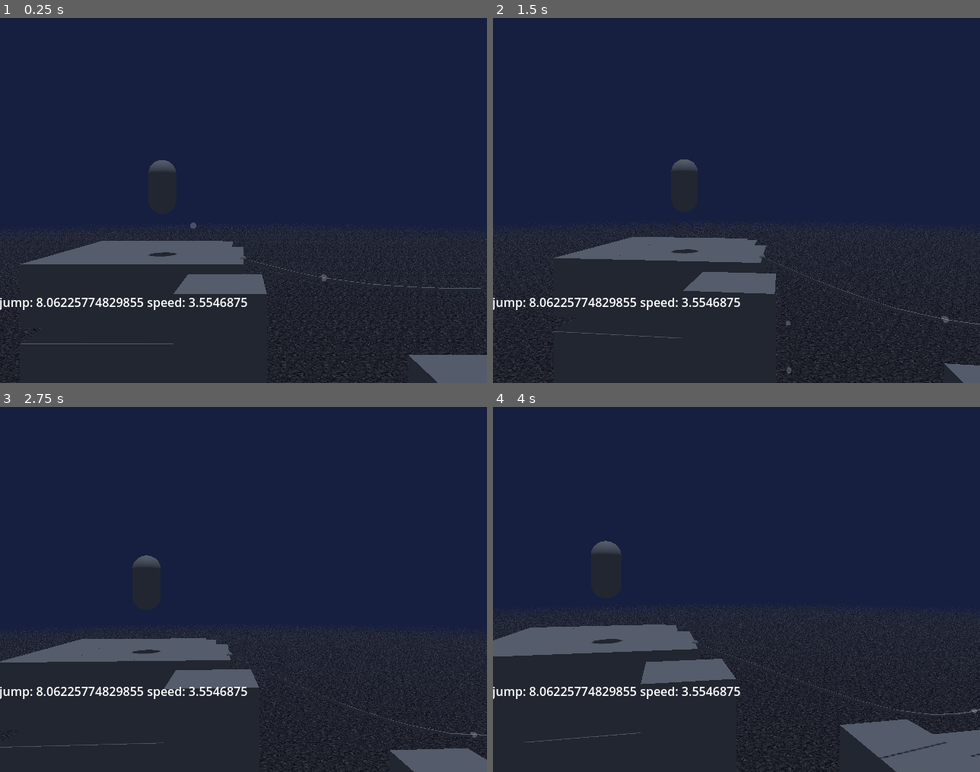
Above: before the commit, frames 1-4 (two rows, left to right).
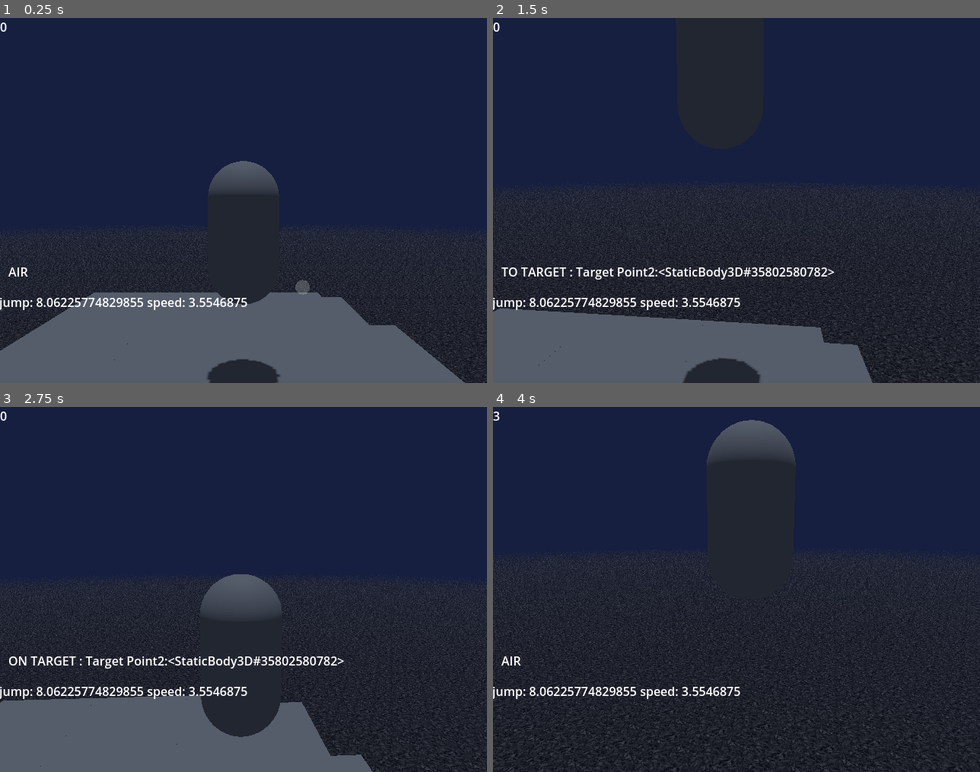
Above: after the commit, the same moments.

Repository: NoahChase/Sly-Cooper--A-Thief-in-Godot
Game: Godot game, scene res://Scenes/Worlds/hazard_room.tscn
Two runs of this game, one before a commit and one after it. Both use one fixed random seed, a clock stepped at 60 frames per second and the inputs below.
Inputs (mouse positions are in pixels of both pictures, inside the frame that each line leads up to):
- Up to frame 1 (0.25 s): no input
- Up to frame 2 (1.5 s): tap Enter (ui_accept) at 0.5, 0.6, 0.77, 1.07 s; move the mouse to (760, 200) at 0.52 s; hold Up (ui_up) from 0.53 s (still down); move the mouse to (712, 200) at 1.27 s; tap Q (circle) at 1.35 s
- Up to frame 3 (2.75 s): keep holding Up (ui_up); tap Enter (ui_accept) at 1.52, 1.55, 1.82, 2.1 s; move the mouse to (253, 582) at 2.02 s
- Up to frame 4 (4 s): keep holding Up (ui_up); move the mouse to (731, 596) at 2.77 s; tap Q (circle) at 2.85 s; tap Enter (ui_accept) at 3.02, 3.05, 3.32, 3.6, 3.77 s; move the mouse to (775, 593) at 3.52 s

The runs differ from the first frame. In frame 1, 23% of the frame differs, in the area x 0-100%, y 1-100%; in frame 2, 20%; in frame 3, 22%; in frame 4, 13%.
Error before the commit: Invalid access to property or key 'anim_tree' on a base object of type 'null instance'. (res://Scripts/player__sly.gd:102)

Commit message:
Fixed Player Scene

Diff:
--- a/Assets/Models/test_rope_mesh.tscn
+++ b/Assets/Models/test_rope_mesh.tscn
@@ -3,7 +3,7 @@
 [sub_resource type="CylinderMesh" id="CylinderMesh_ru1tb"]
 top_radius = 0.05
 bottom_radius = 0.05
-height = 2.30962
+height = 2.23086
 radial_segments = 6
 rings = 1
 
--- a/Scenes/Character Mesh/sly_cooper_rig_no_physics.tscn
+++ b/Scenes/Character Mesh/sly_cooper_rig_no_physics.tscn
@@ -333,7 +333,7 @@
 mesh = SubResource("BoxMesh_ctiw8")
 
 [node name="Ball Tail 8" type="MeshInstance3D" parent="Ball Tail Root" index="3"]
-transform = Transform3D(0.899075, 0, -0.437498, 0, 0.999894, -1.4013e-45, 0.437499, 1.4013e-45, 0.899074, 0.0778626, 0.576019, -0.258675)
+transform = Transform3D(0.899075, 0, -0.437498, 0, 0.999894, 0, 0.437499, 0, 0.899074, 0.0778626, 0.576019, -0.258675)
 top_level = true
 mesh = SubResource("BoxMesh_3lfr3")
 
@@ -344,7 +344,7 @@
 mesh = SubResource("BoxMesh_hp8ys")
 
 [node name="Ball Tail 7" type="MeshInstance3D" parent="Ball Tail Root" index="4"]
-transform = Transform3D(0.899055, -1.4013e-45, -0.437499, 0, 0.999842, -2.8026e-45, 0.437489, 2.8026e-45, 0.899075, 0.143487, 0.515375, -0.393536)
+transform = Transform3D(0.899055, 0, -0.437499, 0, 0.999842, 0, 0.437489, 0, 0.899075, 0.143487, 0.515375, -0.393536)
 top_level = true
 mesh = SubResource("BoxMesh_3lfr3")
 
@@ -355,7 +355,7 @@
 mesh = SubResource("BoxMesh_2lu7f")
 
 [node name="Ball Tail 6" type="MeshInstance3D" parent="Ball Tail Root" index="5"]
-transform = Transform3D(0.899067, -1.4013e-45, -0.437496, 0, 0.99984, -4.2039e-45, 0.437495, 4.2039e-45, 0.89907, 0.208237, 0.454188, -0.526599)
+transform = Transform3D(0.899067, 0, -0.437496, 0, 0.99984, 0, 0.437495, 0, 0.89907, 0.208237, 0.454188, -0.526599)
 top_level = true
 mesh = SubResource("BoxMesh_3lfr3")
 
@@ -366,7 +366,7 @@
 mesh = SubResource("BoxMesh_x8uyn")
 
 [node name="Ball Tail 5" type="MeshInstance3D" parent="Ball Tail Root" index="6"]
-transform = Transform3D(0.899053, -1.4013e-45, -0.437489, 0, 0.999837, -4.2039e-45, 0.437488, 4.2039e-45, 0.899056, 0.269486, 0.374764, -0.652469)
+transform = Transform3D(0.899053, 0, -0.437489, 0, 0.999837, 0, 0.437488, 0, 0.899056, 0.269486, 0.374764, -0.652469)
 top_level = true
 mesh = SubResource("BoxMesh_3lfr3")
 
@@ -377,7 +377,7 @@
 mesh = SubResource("BoxMesh_x8uyn")
 
 [node name="Ball Tail 4" type="MeshInstance3D" parent="Ball Tail Root" index="7"]
-transform = Transform3D(0.89905, -1.4013e-45, -0.437489, 0, 0.999823, -4.2039e-45, 0.437486, 4.2039e-45, 0.899056, 0.346433, 0.291043, -0.810598)
+transform = Transform3D(0.89905, 0, -0.437489, 0, 0.999823, 0, 0.437486, 0, 0.899056, 0.346433, 0.291043, -0.810598)
 top_level = true
 mesh = SubResource("BoxMesh_3lfr3")
 
@@ -388,7 +388,7 @@
 mesh = SubResource("BoxMesh_x8uyn")
 
 [node name="Ball Tail 3" type="MeshInstance3D" parent="Ball Tail Root" index="8"]
-transform = Transform3D(0.899046, 0, -0.437489, -2.8026e-45, 0.999767, -5.60519e-45, 0.437485, 7.00649e-45, 0.899056, 0.434021, 0.200941, -0.990593)
+transform = Transform3D(0.899046, 0, -0.437489, 0, 0.999767, 0, 0.437485, 0, 0.899056, 0.434021, 0.200941, -0.990593)
 top_level = true
 mesh = SubResource("BoxMesh_3lfr3")
 
@@ -399,7 +399,7 @@
 mesh = SubResource("BoxMesh_x8uyn")
 
 [node name="Ball Tail 2" type="MeshInstance3D" parent="Ball Tail Root" index="9"]
-transform = Transform3D(0.899047, 2.8026e-45, -0.437492, -7.00649e-45, 0.99977, -5.60519e-45, 0.437485, 8.40779e-45, 0.899062, 0.493005, 0.117822, -1.14483)
+transform = Transform3D(0.899047, 0, -0.437492, 0, 0.99977, 0, 0.437485, 0, 0.899062, 0.493005, 0.117822, -1.14483)
 top_level = true
 mesh = SubResource("BoxMesh_3lfr3")
 
@@ -413,43 +413,43 @@
 transform = Transform3D(1, 0, 0, 0, 1, 0, 0, 0, 1, 0, -0.0625, 0)
 bones/0/position = Vector3(1.1612e-08, 0.74602, -0.00193296)
 bones/1/position = Vector3(0.000474975, 0.000474975, 0.000474975)
-bones/10/position = Vector3(-0.00643582, 0.855241, -0.00664721)
-bones/10/rotation = Quaternion(0.143247, -0.0330025, -0.0123152, 0.98906)
+bones/10/position = Vector3(-0.0796445, 0.8615, -0.00809433)
+bones/10/rotation = Quaternion(0.163415, -0.0385887, 0.00620535, 0.985783)
 bones/11/position = Vector3(-2.16606e-16, 0.1409, 0.00690236)
-bones/11/rotation = Quaternion(0.0695557, -0.0127676, 0.00356703, 0.99749)
-bones/12/rotation = Quaternion(0.0376083, 0.0151068, -0.00382825, 0.999171)
-bones/13/rotation = Quaternion(0.0452418, 0.000777651, 0.00498278, 0.998963)
+bones/11/rotation = Quaternion(0.0861114, -0.00925072, 0.00260944, 0.996239)
+bones/12/rotation = Quaternion(0.0468666, 0.00121669, -0.000286345, 0.9989)
+bones/13/rotation = Quaternion(0.0460347, 0.00301896, 0.00624577, 0.998916)
 bones/13/scale = Vector3(1, 1, 0.999999)
-bones/14/rotation = Quaternion(-0.0298638, -0.0179172, 0.0214906, 0.999162)
-bones/15/rotation = Quaternion(-0.0504025, 0.00516876, 0.00693952, 0.998692)
+bones/14/rotation = Quaternion(-0.0361816, -0.0177534, 0.0209397, 0.998968)
+bones/15/rotation = Quaternion(-0.0529005, 0.00587762, 0.00562867, 0.998567)
 bones/56/scale = Vector3(1, 1, 1)
 bones/57/scale = Vector3(1, 1, 1)
 bones/70/rotation = Quaternion(-0.35155, -0.348675, -0.399688, 0.771419)
 bones/70/scale = Vector3(1, 1, 1)
 bones/72/position = Vector3(0.0633166, 0.0976588, 0.00782372)
-bones/72/rotation = Quaternion(0.495142, 0.545982, 0.562787, -0.374177)
-bones/73/rotation = Quaternion(0.0149017, 0.953227, -0.289065, 0.0870534)
+bones/72/rotation = Quaternion(0.489309, 0.548186, 0.564082, -0.376671)
+bones/73/rotation = Quaternion(0.0202895, 0.951381, -0.297555, 0.0769586)
 bones/73/scale = Vector3(0.999999, 1, 0.999999)
-bones/74/rotation = Quaternion(0.226695, -0.714616, 0.218615, 0.624613)
+bones/74/rotation = Quaternion(0.191008, -0.722385, 0.178558, 0.64015)
 bones/74/scale = Vector3(0.999999, 1, 1)
-bones/75/rotation = Quaternion(-0.0111878, 0.653335, 0.314676, 0.688481)
+bones/75/rotation = Quaternion(-0.033127, 0.669058, 0.336003, 0.662092)
 bones/95/position = Vector3(-0.0637059, 0.090302, 0.015742)
-bones/95/rotation = Quaternion(0.487129, -0.659979, -0.481987, -0.307932)
-bones/96/rotation = Quaternion(0.067663, 0.925039, -0.373154, -0.0219208)
+bones/95/rotation = Quaternion(0.486489, -0.658923, -0.494691, -0.290569)
+bones/96/rotation = Quaternion(0.0959032, 0.929607, -0.355386, -0.018292)
 bones/97/position = Vector3(-0.00114774, 0.233412, -0.000875463)
-bones/97/rotation = Quaternion(0.277945, 0.705196, -0.277945, 0.590077)
+bones/97/rotation = Quaternion(0.306019, 0.697673, -0.306019, 0.570926)
 bones/97/scale = Vector3(0.999999, 0.999999, 0.999999)
-bones/98/rotation = Quaternion(-0.012787, -0.657528, -0.209998, 0.72346)
+bones/98/rotation = Quaternion(-0.0193383, -0.658714, -0.203913, 0.723976)
 bones/120/position = Vector3(0.00070335, 0.0147822, 0.131181)
 bones/120/rotation = Quaternion(-0.0722975, -0.0474817, 0.0137924, 0.996157)
 bones/120/scale = Vector3(1, 1, 1)
 bones/130/position = Vector3(0.073522, -0.0766083, -0.0259213)
-bones/130/rotation = Quaternion(0.0518173, 0.37944, 0.912447, -0.144154)
-bones/131/rotation = Quaternion(-0.0194914, 0.940288, -0.339004, -0.0235486)
+bones/130/rotation = Quaternion(0.0536781, 0.343692, 0.922403, -0.167832)
+bones/131/rotation = Quaternion(-0.0215262, 0.971477, -0.234296, -0.0295823)
 bones/131/scale = Vector3(1, 1, 0.999999)
-bones/132/rotation = Quaternion(-0.126287, 0.639472, -0.756192, 0.057458)
+bones/132/rotation = Quaternion(-0.141559, 0.697611, -0.692477, 0.117373)
 bones/132/scale = Vector3(0.999999, 1.00001, 0.999995)
-bones/133/rotation = Quaternion(-1.88962e-08, 0.999045, 0.0437053, 1.9611e-09)
+bones/133/rotation = Quaternion(-8.80993e-09, 0.996992, 0.0775009, -1.95097e-09)
 bones/133/scale = Vector3(1, 1.00001, 0.999986)
 bones/134/position = Vector3(-0.00730926, 0.127941, 0.00102151)
 bones/134/rotation = Quaternion(-0.0126292, 0.186482, 0.979947, -0.0690641)
@@ -458,11 +458,11 @@
 bones/135/rotation = Quaternion(0.203259, 0.000721591, 0.000726901, 0.979125)
 bones/135/scale = Vector3(0.999999, 0.999999, 1)
 bones/136/position = Vector3(-0.0787393, -0.070641, -0.004869)
-bones/136/rotation = Quaternion(-0.0394081, 0.383289, 0.92107, 0.0562689)
-bones/137/rotation = Quaternion(0.0746977, 0.935843, -0.344335, -0.00722418)
+bones/136/rotation = Quaternion(-0.0458055, 0.420613, 0.905727, 0.025413)
+bones/137/rotation = Quaternion(0.0643518, 0.926042, -0.371893, -0.000592701)
 bones/137/scale = Vector3(0.999999, 1, 1)
-bones/138/rotation = Quaternion(0.102173, 0.639896, -0.755646, -0.0953548)
-bones/139/rotation = Quaternion(-3.77924e-08, 0.999677, 0.0253949, -8.84156e-09)
+bones/138/rotation = Quaternion(0.0611517, 0.63231, -0.770648, -0.0504527)
+bones/139/rotation = Quaternion(-4.30389e-08, 0.999524, 0.0308617, 3.07261e-08)
 bones/140/rotation = Quaternion(0.0126288, 0.186482, 0.979947, 0.0690643)
 bones/140/scale = Vector3(1, 1, 0.999999)
 bones/141/position = Vector3(0.0408724, 0.0366471, -0.00755698)
@@ -474,7 +474,7 @@
 bones/143/scale = Vector3(1, 1, 1)
 
 [node name="Cane_LowPoly" parent="metarig/GeneralSkeleton" index="0"]
-transform = Transform3D(0.543564, -0.50464, 0.670727, 0.694821, -0.177794, -0.696858, 0.470913, 0.844823, 0.253993, -0.391309, 0.908701, 0.354961)
+transform = Transform3D(0.499968, -0.520048, 0.692517, 0.691558, -0.241611, -0.680713, 0.521324, 0.819251, 0.238846, -0.473583, 0.881695, 0.33434)
 bone_name = "RightHand"
 bone_idx = 98
 
@@ -482,43 +482,43 @@
 transform = Transform3D(0.286598, 0.942817, -0.170169, -0.918975, 0.320748, 0.229361, 0.270827, 0.090647, 0.958351, -0.714821, -0.90577, 0.0535462)
 
 [node name="TeethUpper_LowPoly" parent="metarig/GeneralSkeleton" index="1"]
-transform = Transform3D(0.105696, -0.00350972, -0.0114739, 0.00152526, 0.104827, -0.0180147, 0.0119013, 0.0177353, 0.104208, -0.00731913, 1.14349, 0.18475)
+transform = Transform3D(0.105145, -0.00781656, -0.0141066, 0.00414047, 0.10301, -0.026217, 0.0155869, 0.025365, 0.102123, -0.0962698, 1.13439, 0.199785)
 
 [node name="TeethLower_LowPoly" parent="metarig/GeneralSkeleton" index="2"]
-transform = Transform3D(0.105696, -0.00350975, -0.0114739, 0.00152526, 0.104827, -0.0180147, 0.0119013, 0.0177356, 0.104208, -0.00563627, 1.12392, 0.172313)
+transform = Transform3D(0.105145, -0.00781661, -0.0141066, 0.00414047, 0.10301, -0.026217, 0.0155869, 0.0253653, 0.102123, -0.0934959, 1.11589, 0.185989)
 
 [node name="EyeHLightBot_L" parent="metarig/GeneralSkeleton" index="3"]
-transform = Transform3D(0.105696, -0.00350972, -0.0114739, 0.00152526, 0.104827, -0.0180148, 0.0119013, 0.0177354, 0.104208, -0.00741786, 1.14644, 0.185249)
+transform = Transform3D(0.105145, -0.00781656, -0.0141066, 0.00414047, 0.10301, -0.0262171, 0.0155869, 0.025365, 0.102123, -0.0964897, 1.13729, 0.200498)
 
 [node name="EyeHLightTop_L" parent="metarig/GeneralSkeleton" index="4"]
-transform = Transform3D(0.105696, -0.00350972, -0.0114739, 0.00152526, 0.104827, -0.0180148, 0.0119013, 0.0177354, 0.104208, -0.00741787, 1.14644, 0.185249)
+transform = Transform3D(0.105145, -0.00781656, -0.0141066, 0.00414047, 0.10301, -0.0262171, 0.0155869, 0.025365, 0.102123, -0.0964897, 1.13729, 0.200498)
 
 [node name="Iris_L" parent="metarig/GeneralSkeleton" index="5"]
-transform = Transform3D(0.105696, -0.00350973, -0.0114738, 0.00152526, 0.104827, -0.0180149, 0.0119013, 0.0177355, 0.104208, -0.00741792, 1.14644, 0.18525)
+transform = Transform3D(0.105145, -0.00781657, -0.0141066, 0.00414047, 0.10301, -0.0262171, 0.0155869, 0.0253651, 0.102123, -0.0964897, 1.13729, 0.200499)
 
 [node name="Pupil_L" parent="metarig/GeneralSkeleton" index="6"]
-transform = Transform3D(0.105696, -0.00350973, -0.0114738, 0.00152526, 0.104827, -0.0180149, 0.0119013, 0.0177355, 0.104208, -0.00741792, 1.14644, 0.18525)
+transform = Transform3D(0.105145, -0.00781657, -0.0141066, 0.00414047, 0.10301, -0.0262171, 0.0155869, 0.0253651, 0.102123, -0.0964897, 1.13729, 0.200499)
 
 [node name="EyeHLightBot_R" parent="metarig/GeneralSkeleton" index="7"]
-transform = Transform3D(0.105696, -0.00350972, -0.0114739, 0.00152526, 0.104827, -0.0180148, 0.0119013, 0.0177354, 0.104208, -0.00741787, 1.14643, 0.185249)
+transform = Transform3D(0.105145, -0.00781656, -0.0141066, 0.00414047, 0.10301, -0.0262171, 0.0155869, 0.025365, 0.102123, -0.0964897, 1.13729, 0.200498)
 
 [node name="EyeHLightTop_R" parent="metarig/GeneralSkeleton" index="8"]
-transform = Transform3D(0.105696, -0.00350972, -0.0114739, 0.00152526, 0.104827, -0.0180148, 0.0119013, 0.0177354, 0.104208, -0.00741788, 1.14644, 0.185249)
+transform = Transform3D(0.105145, -0.00781656, -0.0141066, 0.00414047, 0.10301, -0.0262171, 0.0155869, 0.025365, 0.102123, -0.0964897, 1.13729, 0.200498)
 
 [node name="Iris_R" parent="metarig/GeneralSkeleton" index="9"]
-transform = Transform3D(-0.105696, -0.00350972, -0.0114739, -0.00152526, 0.104827, -0.0180147, -0.0119013, 0.0177353, 0.104208, -0.00741786, 1.14643, 0.185249)
+transform = Transform3D(-0.105145, -0.00781656, -0.0141066, -0.00414047, 0.10301, -0.026217, -0.0155869, 0.025365, 0.102123, -0.0964897, 1.13729, 0.200498)
 
 [node name="Pupil_R" parent="metarig/GeneralSkeleton" index="10"]
-transform = Transform3D(-0.105696, -0.00350972, -0.0114739, -0.00152526, 0.104827, -0.0180147, -0.0119013, 0.0177353, 0.104208, -0.00741786, 1.14643, 0.185249)
+transform = Transform3D(-0.105145, -0.00781656, -0.0141066, -0.00414047, 0.10301, -0.026217, -0.0155869, 0.025365, 0.102123, -0.0964897, 1.13729, 0.200498)
 
 [node name="Hat_LowPoly" parent="metarig/GeneralSkeleton" index="11"]
-transform = Transform3D(1.24982, -0.0415015, -0.135674, 0.0180357, 1.23954, -0.213021, 0.140729, 0.209717, 1.23223, 0.0456763, -0.170076, -0.117558)
+transform = Transform3D(1.2433, -0.0924285, -0.166806, 0.0489597, 1.21806, -0.31001, 0.18431, 0.299935, 1.20757, 0.0132117, -0.150047, -0.197552)
 
 [node name="EyeWhite_lowPoly" parent="metarig/GeneralSkeleton" index="12"]
-transform = Transform3D(0.105696, -0.00350972, -0.0114739, 0.00152526, 0.104827, -0.0180147, 0.0119013, 0.0177353, 0.104208, -0.00741787, 1.14643, 0.185249)
+transform = Transform3D(0.105145, -0.00781656, -0.0141066, 0.00414047, 0.10301, -0.026217, 0.0155869, 0.025365, 0.102123, -0.0964897, 1.13729, 0.200498)
 
 [node name="Belt_LowPoly" parent="metarig/GeneralSkeleton" index="13"]
-transform = Transform3D(0.104981, 0.0012879, -0.017193, -0.00286086, 0.10592, -0.00953412, 0.0170021, 0.00987043, 0.104555, 0.00647298, 1.28712, 0.0732137)
+transform = Transform3D(0.104723, -0.00275205, -0.0185392, 0.000239573, 0.105422, -0.014296, 0.0187408, 0.0140307, 0.103779, -0.0838365, 1.29005, 0.0888026)
 
 [node name="Tail 1 IK" type="SkeletonIK3D" parent="metarig/GeneralSkeleton" index="21"]
 root_bone = &"Tail.001"
@@ -556,11 +556,11 @@
 target_node = NodePath("../../../Ball Tail Root/Ball Tail 3/Node3D/cnt3")
 
 [node name="BoneAttachment3D" type="BoneAttachment3D" parent="metarig/GeneralSkeleton" index="28"]
-transform = Transform3D(0.997518, 0.0632862, 0.0308551, -0.0338162, 0.0462628, 0.998357, 0.0617547, -0.996923, 0.0482881, -0.00397137, 0.844905, -0.0442278)
+transform = Transform3D(0.996945, 0.0778375, -0.0065072, -0.000377893, 0.0881147, 0.99611, 0.0781081, -0.993065, 0.0878749, -0.0761638, 0.852764, -0.0460276)
 bone_name = "Tail.001"
 bone_idx = 122
 
 [node name="Bone Cane Hand" type="BoneAttachment3D" parent="metarig/GeneralSkeleton" index="29"]
-transform = Transform3D(0.543564, -0.50464, 0.670727, 0.694821, -0.177794, -0.696858, 0.470913, 0.844823, 0.253993, -0.391309, 0.908701, 0.354961)
+transform = Transform3D(0.499968, -0.520048, 0.692517, 0.691558, -0.241611, -0.680713, 0.521324, 0.819251, 0.238846, -0.473583, 0.881695, 0.33434)
 bone_name = "RightHand"
 bone_idx = 98
--- a/Scenes/Character/player__sly.tscn
+++ b/Scenes/Character/player__sly.tscn
@@ -114,11 +114,10 @@
 radial_segments = 8
 rings = 4
 
-[node name="Player_ Sly" type="CharacterBody3D" node_paths=PackedStringArray("sly_mesh")]
+[node name="Player_ Sly" type="CharacterBody3D"]
 floor_constant_speed = true
 floor_max_angle = 0.506145
 script = ExtResource("1_jucx6")
-sly_mesh = NodePath("")
 
 [node name="CollisionShape3D2" type="CollisionShape3D" parent="."]
 transform = Transform3D(1, 0, 0, 0, 1, 0, 0, 0, 1, 0, 0.5, 0)
@@ -134,9 +133,29 @@
 [node name="Body Mesh Container" type="Node3D" parent="."]
 transform = Transform3D(1, 0, 0, 0, 1, 0, 0, 0, 1, 0, 1, 0)
 
-[node name="MeshInstance3D" type="MeshInstance3D" parent="Body Mesh Container"]
+[node name="SlyCooper_RigNoPhysics" type="MeshInstance3D" parent="Body Mesh Container"]
 mesh = SubResource("CapsuleMesh_11x8b")
 skeleton = NodePath("")
+
+[node name="tip toe ray" type="RayCast3D" parent="Body Mesh Container/SlyCooper_RigNoPhysics"]
+transform = Transform3D(-1.15, 0, -1.73645e-07, 0, 1.15, 0, 1.73645e-07, 0, -1.15, -0.4025, -0.975, 6.07758e-08)
+target_position = Vector3(0, -0.25, 0)
+
+[node name="tip toe ray2" type="RayCast3D" parent="Body Mesh Container/SlyCooper_RigNoPhysics"]
+transform = Transform3D(-1.15, 0, -1.73645e-07, 0, 1.15, 0, 1.73645e-07, 0, -1.15, 0.4025, -0.975, -6.07758e-08)
+target_position = Vector3(0, -0.25, 0)
+
+[node name="tip toe ray3" type="RayCast3D" parent="Body Mesh Container/SlyCooper_RigNoPhysics"]
+transform = Transform3D(-1.15, 0, -1.73645e-07, 0, 1.15, 0, 1.73645e-07, 0, -1.15, -6.07758e-08, -0.975, -0.4025)
+target_position = Vector3(0, -0.25, 0)
+
+[node name="tip toe ray4" type="RayCast3D" parent="Body Mesh Container/SlyCooper_RigNoPhysics"]
+transform = Transform3D(-1.15, 0, -1.73645e-07, 0, 1.15, 0, 1.73645e-07, 0, -1.15, 4.34113e-08, -0.975, 0.2875)
+target_position = Vector3(0, -0.25, 0)
+
+[node name="tip toe ray5" type="RayCast3D" parent="Body Mesh Container/SlyCooper_RigNoPhysics"]
+transform = Transform3D(-1.15, 0, -1.73645e-07, 0, 1.15, 0, 1.73645e-07, 0, -1.15, -6.07758e-08, -0.738928, -0.267238)
+target_position = Vector3(0, 0, 0.25)
 
 [node name="AnimationPlayer" type="AnimationPlayer" parent="Body Mesh Container"]
 libraries = {
--- a/Scenes/Worlds/MonacoGreybox.tscn
+++ b/Scenes/Worlds/MonacoGreybox.tscn
@@ -76,8 +76,9 @@
 transform = Transform3D(1, -0.00020944, 0, 0.00020944, 1, 1.83098e-11, 0, -1.83098e-11, 1, -3.00212, 2.96533, -8)
 camera_parent = NodePath("../Camera Parent")
 
-[node name="Camera Parent" parent="." instance=ExtResource("2_2iiy1")]
+[node name="Camera Parent" parent="." node_paths=PackedStringArray("camera_player") instance=ExtResource("2_2iiy1")]
 transform = Transform3D(1, -0.00020944, 0, 0.00020944, 1, 1.83098e-11, 0, -1.83098e-11, 1, 0.0011301, 16.5004, 0)
+camera_player = NodePath("../Player_ Sly")
 pitch_max = 45
 pitch_min = -88
 aim_pitch_max = 0
--- a/Scenes/Worlds/hazard_room.tscn
+++ b/Scenes/Worlds/hazard_room.tscn
@@ -135,7 +135,7 @@
 
 [sub_resource type="Curve3D" id="Curve3D_8kis5"]
 _data = {
-"points": PackedVector3Array(0, 0, 0, 0, 0, 0, 0, 14.5, -7, 0, 0, 0, 0, 0, 0, 2.20779, 13.3708, -7.40142, 0, 0, 0, 0, 0, 0, 4.41468, 12.3019, -7.80267, 0, 0, 0, 0, 0, 0, 6.62, 11.3741, -8.20364, 0, 0, 0, 0, 0, 0, 8.82329, 10.6671, -8.60423, 0, 0, 0, 0, 0, 0, 11.0242, 10.2583, -9.00441, 0, 0, 0, 0, 0, 0, 13.2228, 10.2005, -9.40415, 0, 0, 0, 0, 0, 0, 15.4192, 10.4195, -9.8035, 0, 0, 0, 0, 0, 0, 17.6138, 10.8419, -10.2025, 0, 0, 0, 0, 0, 0, 19.8072, 11.3935, -10.6013, 0, 0, 0, 0, 0, 0, 22, 12, -11),
+"points": PackedVector3Array(0, 0, 0, 0, 0, 0, 0, 14.5, -7, 0, 0, 0, 0, 0, 0, 2.20894, 13.3379, -7.40163, 0, 0, 0, 0, 0, 0, 4.41683, 12.4691, -7.80306, 0, 0, 0, 0, 0, 0, 6.62294, 11.956, -8.20417, 0, 0, 0, 0, 0, 0, 8.82671, 11.7211, -8.60486, 0, 0, 0, 0, 0, 0, 11.0278, 11.6893, -9.00506, 0, 0, 0, 0, 0, 0, 13.2262, 11.7866, -9.40476, 0, 0, 0, 0, 0, 0, 15.4221, 11.9394, -9.80401, 0, 0, 0, 0, 0, 0, 17.6159, 12.0747, -10.2029, 0, 0, 0, 0, 0, 0, 19.8083, 12.1192, -10.6015, 0, 0, 0, 0, 0, 0, 22, 12, -11),
 "tilts": PackedFloat32Array(0, 0, 0, 0, 0, 0, 0, 0, 0, 0, 0)
 }
 point_count = 11
@@ -1840,7 +1840,7 @@
 path_joined = false
 
 [node name="PathFollow3D" type="PathFollow3D" parent="Rope/Path3D"]
-transform = Transform3D(0.17887, 0.176836, -0.967693, 1.93698e-07, 0.983542, 0.179738, 0.983785, -0.0321522, 0.175944, 10.6912, 10.3202, -8.94385)
+transform = Transform3D(0.178871, 0.355149, -0.917369, 1.63899e-06, 0.932394, 0.360977, 0.983784, -0.0645744, 0.166795, 4.18595, 12.5599, -7.76108)
 progress = 4.68005
 loop = false
 
--- a/Scripts/player__sly.gd
+++ b/Scripts/player__sly.gd
@@ -27,7 +27,7 @@
 @export var camera_target: Node3D
 @export var camera_parent: Node3D
 @export var camera: Camera3D
-@export var sly_mesh: Node3D
+@onready var sly_mesh = $"Body Mesh Container/SlyCooper_RigNoPhysics"
 
 ## var
 var target
@@ -81,28 +81,28 @@
 
 	## States
 	if state == FLOOR:
-		sly_mesh.anim_tree.set("parameters/Anim State/transition_request", "floor")
+		#sly_mesh.anim_tree.set("parameters/Anim State/transition_request", "floor")
 		if not direction:
 			var any_not_colliding = false
 			for ray in tiptoe_rays:
 				if not ray.is_colliding() and not $"Body Mesh Container/SlyCooper_RigNoPhysics/tip toe ray5".is_colliding():
 					any_not_colliding = true
-				if any_not_colliding:
-					sly_mesh.anim_tree.set("parameters/Floor Transition/transition_request", "floor teeter")
-				else:
-					sly_mesh.anim_tree.set("parameters/Floor Transition/transition_request", "floor idle")
-		else:
-			sly_mesh.anim_tree.set("parameters/Input Timescale/scale", left_stick_pressure)
-			sly_mesh.anim_tree.set("parameters/Floor Transition/transition_request", "floor walk")
+				#if any_not_colliding:
+					#sly_mesh.anim_tree.set("parameters/Floor Transition/transition_request", "floor teeter")
+				#else:
+					#sly_mesh.anim_tree.set("parameters/Floor Transition/transition_request", "floor idle")
+		#else:
+			#sly_mesh.anim_tree.set("parameters/Input Timescale/scale", left_stick_pressure)
+			#sly_mesh.anim_tree.set("parameters/Floor Transition/transition_request", "floor walk")
 		jump_num = 0
 		$RichTextLabel3.text = str("FLOOR")
 	if state == AIR:
 		if not $"Floor Ray".is_colliding():
 			air_mult = lerp(air_mult, 0.02, 0.08)
-			sly_mesh.anim_tree.set("parameters/Anim State/transition_request", "air")
+			#sly_mesh.anim_tree.set("parameters/Anim State/transition_request", "air")
 		else:
 			air_mult = 1.0
-			sly_mesh.anim_tree.set("parameters/Anim State/transition_request", "floor")
+			#sly_mesh.anim_tree.set("parameters/Anim State/transition_request", "floor")
 		$RichTextLabel3.text = str("AIR")
 
 		if velocity.y > -7:
@@ -120,7 +120,7 @@
 	if state == TO_TARGET and target != null:
 		jump_num = 0
 		air_mult = 0.0
-		sly_mesh.anim_tree.set("parameters/Anim State/transition_request", "air")
+		#sly_mesh.anim_tree.set("parameters/Anim State/transition_request", "air")
 		$RichTextLabel3.text = str("TO TARGET", " : ", target)
 		apply_magnetism(delta)
 		if velocity.y > -6.5:
@@ -233,7 +233,7 @@
 			jump_num = 0
 			state = AIR
 		elif state != TO_TARGET:
-			sly_mesh.anim_tree.set("parameters/Jump/request", 1)
+			#sly_mesh.anim_tree.set("parameters/Jump/request", 1)
 			air_mult = 1.0
 			speed_mult = 1.0
 			if velocity.y >= 0:
@@ -317,7 +317,7 @@
 	camera_length = clamp(camera_length, cam_min, cam_max)
 	camera.position = lerp(camera.position, Vector3(0,0.5, camera_length + add), 0.175)
 
-	var tform = $"Body Mesh Container/SlyCooper_RigNoPhysics".global_transform.origin - $"Body Mesh Container".global_transform.basis.z * tform_mult
+	var tform = sly_mesh.global_transform.origin - $"Body Mesh Container".global_transform.basis.z * tform_mult
 	$Basis_Offset.global_transform.origin.x = lerp($Basis_Offset.global_transform.origin.x, tform.x, cam_timer / 2 * lerp_val)
 	$Basis_Offset.global_transform.origin.z = lerp($Basis_Offset.global_transform.origin.z, tform.z, cam_timer / 2 * lerp_val)
 	camera_parent.position.x = lerp(camera_parent.position.x, $Basis_Offset.global_transform.origin.x, 1)
Not shown: 1 places in Scenes/Worlds/MonacoGreybox.tscn that only renumber resources
